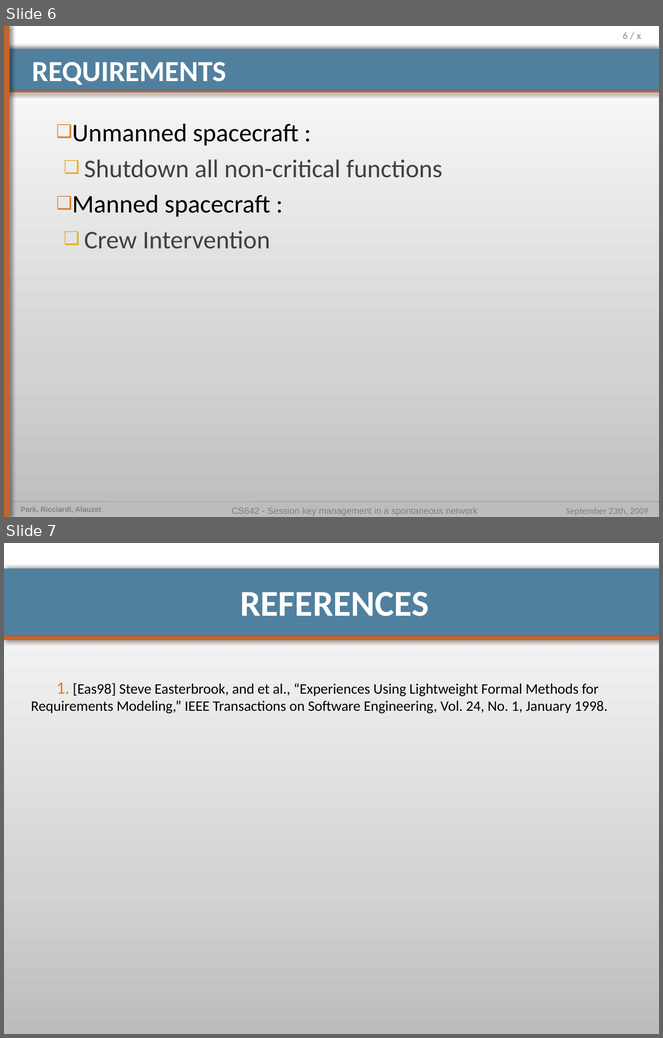
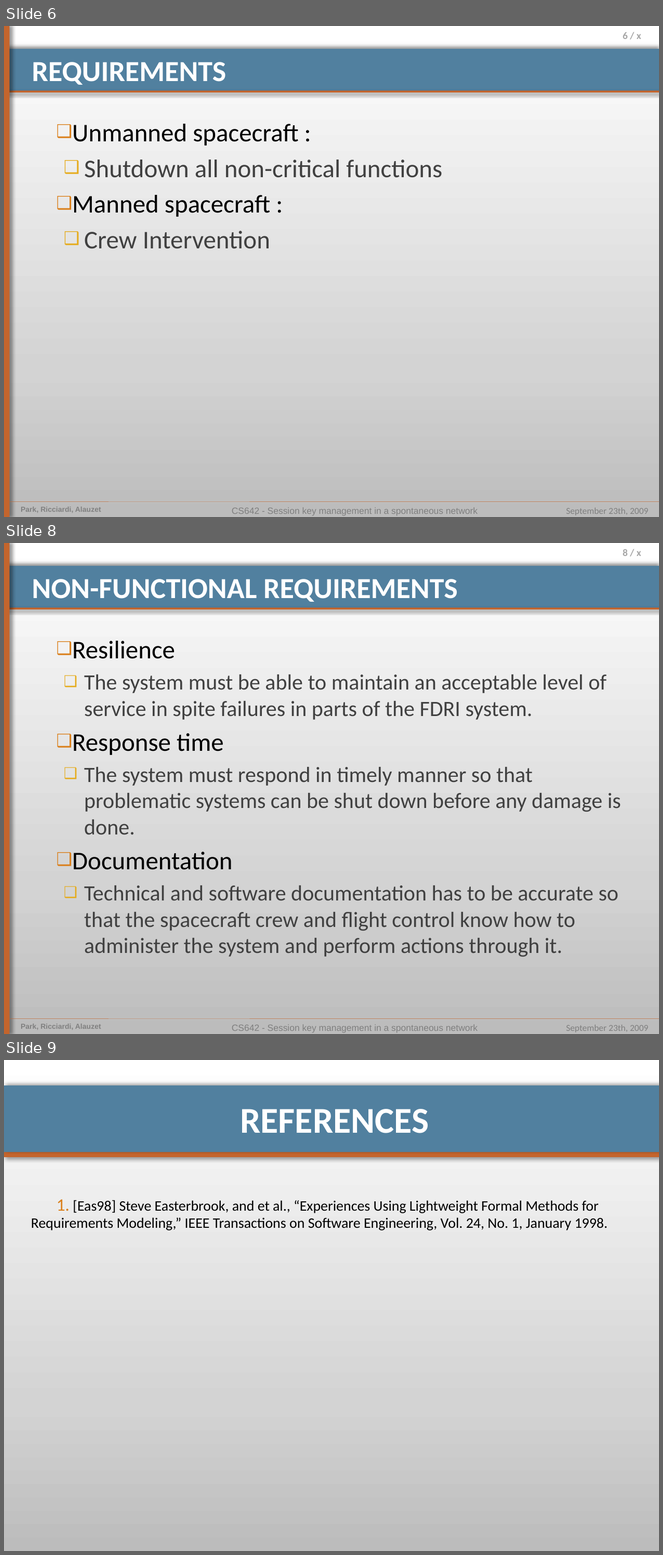
Before and after one commit to pierrealauzet/euroteam, a slide deck: Project 1/CS554_EuroTeam_Proposal.pptx. Shown one above the other, each under a label of ours: slides 6 and 7 before the commit, slides 6, 8 and 9 after it; the slides between them are not shown. The pictures are 663x1038 and 663x1555 pixels, drawn with LibreOffice and Linux fonts; fonts in the diff are those of the drawing. Boxes give left, top, right and bottom in pixels: in the first picture for what was removed or moved away, otherwise in the second. Text is boxed around its words. In the diff, an @@ line names an element or a change of style, - is before the commit and + after.

Commit message:
updated background slide and added non-functional requirements

```diff
--- a/Project 1/CS554_EuroTeam_Proposal.pptx
+++ b/Project 1/CS554_EuroTeam_Proposal.pptx
@@ slide 8 added at box(4, 543, 659, 1034), background gradient #BDBDBD to #D3D3D3 to #FFFFFF; not listed: 9 template elements that a slide beside it also shows @@
@@ title added at box(32, 579, 458, 602), 32 pt, text #FFFFFF, bold @@
+NON-FUNCTIONAL REQUIREMENTS
@@ text added at box(72, 641, 621, 957), 24 pt, text #404040 @@
+❑ Resilience
+  ❑ The system must be able to maintain an acceptable level of service in spite failures in parts of the FDRI system.
+❑ Response time
+  ❑ The system must respond in timely manner so that problematic systems can be shut down before any damage is done.
+❑ Documentation
+  ❑ Technical and software documentation has to be accurate so that the spacecraft crew and flight control know how to administer the system and perform actions through it.
@@ what was slide 7 is now slide 9 @@
```
Also in this commit, not shown: 1 slide changed, 1 other slide added.
